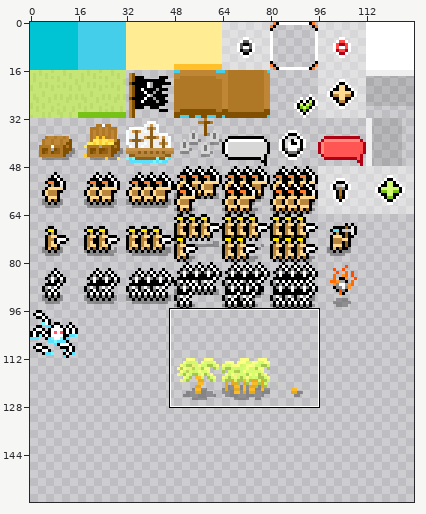
Two states of a sprite sheet, media/sprites.png. The first picture is a wide view before the edit; the outline marks the close-up.
Close-up. Before:
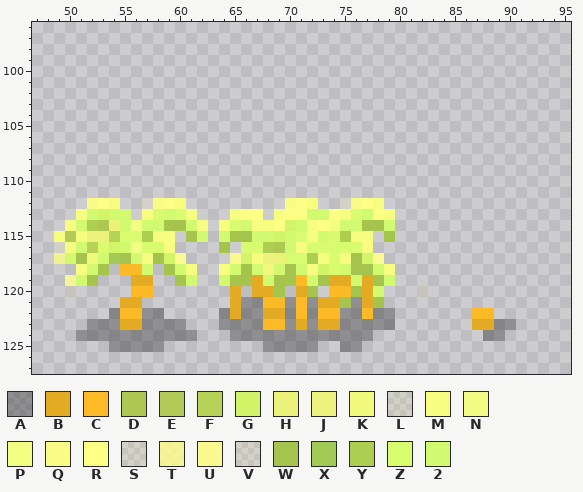
The file is 128x128 pixels. Pixels under 10% opacity are left out. Colours within 5 levels of each other are drawn and written as one. Shown: x 47..95, y 96..127. The old version is drawn lined up with the new one, on the new canvas. The commit also changed other parts of the picture, which this record leaves out.
Palette (. is transparent): A #0000004d  B #e3ab24  C #fcba26  D #adc853  E #b3cb56  F #b6d358  G #d2f469  H #ecf179  J #edf27f  K #f0f97b  L #f3f7801a  M #f7fd81  N #f6ff80f5  P #f1ff83  Q #fcfe84f3  R #feff85  S #ffff8a1b  T #ffff8acb  U #ffff8ae7  V #fff68f22  W #a4c44d  X #9fc951f5  Y #accf52  Z #d8fb6f  2 #d2fa71
Pixels before, first column x 49:
112 ...QRM..VQRM.........QRM..VQRM............
113 ..M2G22.MZ2ZM...MRR.MRR22RMZ2RM...........
114 .M2YDH2N22WW2M.MZ2MMRG2MRN22WW2...........
115 MEMJHFZZYMM.W2.2WW22G2ZM2ZYMM.W...........
116 LM2FZG2PZZM....W.ZZYD2MZZZZZM.............
117 T2WK2XW2MWGU....UGMJHZZYMZMWGU............
118 ..M2W.CC2.W2M..M2W2K2W2MGZ2WW2M...........
119 .T2W...BB..W2..2WWB2WWC2WBB2BW2...........
120 .S.....CC.......B.BBW.BW.CCWB2...S........
121 ......BB........BAACCACABBWABW............
122 .....ACCAA.....ABAABBACACCAACAA.......CC..
123 ...AAABBAAAA...AAAACCABABBAAAAA.......BBAA
124 ..AAAAAAAAAAA...AAAAAAAAAAAAA..........AA.
125 .....AAAAA.........AAAAA..AA..............
Now the later version:
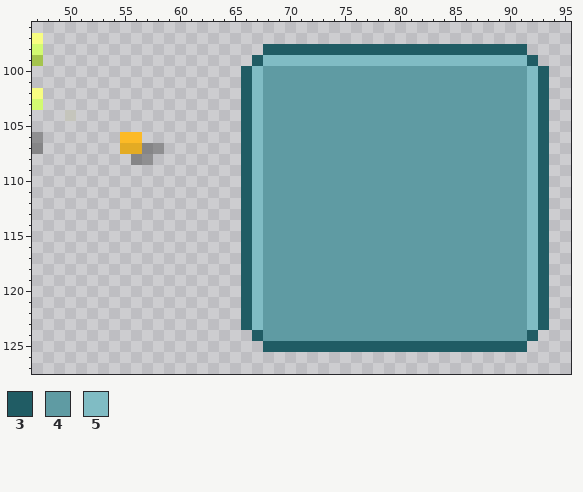
Colours new in this view: 3 #205c64  4 #5f9ba3  5 #80bcc4
Difference:
canvas 128x128 -> 128x160
Changed rows in their new state; - is an unchanged pixel.
first column x 47:
 97 M----------------------------------------------
 98 2--------------------333333333333333333333333--
 99 W-------------------35555555555555555555555553-
100 -------------------3544444444444444444444444453
101 -------------------3544444444444444444444444453
102 M------------------3544444444444444444444444453
103 2------------------3544444444444444444444444453
104 ---S---------------3544444444444444444444444453
105 -------------------3544444444444444444444444453
106 A-------CC---------3544444444444444444444444453
107 A-------BBAA-------3544444444444444444444444453
108 ---------AA--------3544444444444444444444444453
109 -------------------3544444444444444444444444453
110 -------------------3544444444444444444444444453
111 -------------------3544444444444444444444444453
112 -----...--....-----3544444444444444444444444453
113 ----.....-.....---.3544444444444444444444444453
114 ---.............-..3544444444444444444444444453
115 --...........-..-..3544444444444444444444444453
116 --...........----.-3544444444444444444444444453
117 --............----.3544444444444444444444444453
118 ----...-...-...--..3544444444444444444444444453
119 ---...---..--..--..3544444444444444444444444453
120 ---.-----..-------.3544444444444444444444444453
121 --------..--------.3544444444444444444444444453
122 -------.....-----..3544444444444444444444444453
123 -----.........---..3544444444444444444444444453
124 ----...........---..34444444444444444444444443-
125 -------.....---------333333333333333333333333--
Boxes around the changes in both close-ups, in picture pixels (x1, y1, x2, y2):
changed: (32, 33, 549, 352)
